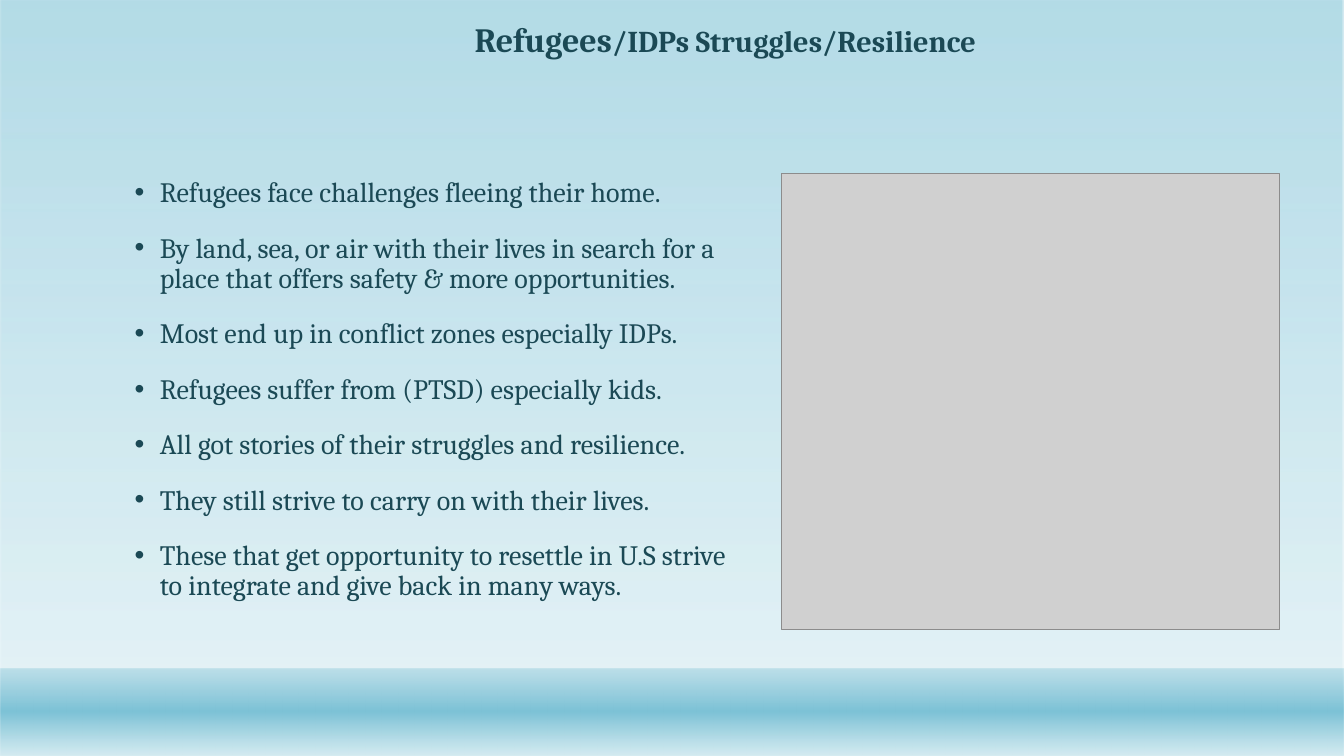
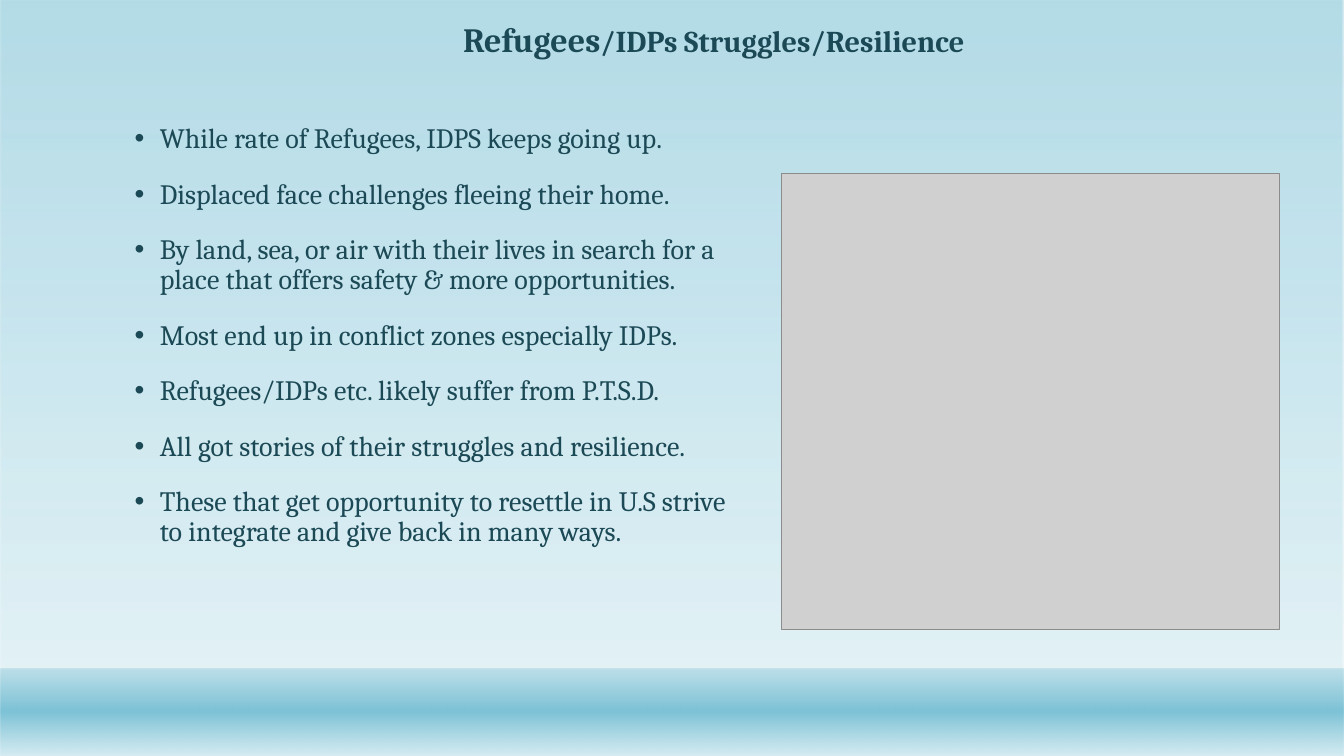
Before and after one commit to Abdullah0930/Refugee-Immigrants-to-U.S, a slide deck: slide 12 of Capstone/Refugee_Immigrants overtime.pptx. Drawn at 1344x756 pixels with LibreOffice and Linux fonts; fonts in the diff are those of the drawing; grey boxes stand for pictures; background and template pictures are left out. Boxes give left, top, right and bottom in pixels: in the first picture for what was removed or moved away, otherwise in the second. Text is boxed around its words. In the diff, an @@ line names an element or a change of style, - is before the commit and + after.

```diff
--- a/Capstone/Refugee_Immigrants overtime.pptx
+++ b/Capstone/Refugee_Immigrants overtime.pptx
@@ title "Refugees/IDPs Struggles/Resilience": place and size @@
-title "Refugees/IDPs Struggles/Resilience" at box(475, 28, 976, 60)
+title "Refugees/IDPs Struggles/Resilience" at box(463, 28, 964, 60)
@@ text "While rate of Refugees, IDPS ...": place and size @@
-text "While rate of Refugees, IDPS ..." at box(160, 182, 725, 601)
+text "While rate of Refugees, IDPS ..." at box(160, 128, 725, 547)
@@ text at box(160, 128, 670, 210): text changed @@
-• Refugees face challenges fleeing their home.
+• While rate of Refugees, IDPS keeps going up.
+• Displaced face challenges fleeing their home.
@@ text at box(160, 380, 659, 406): text changed @@
-• Refugees suffer from (PTSD) especially kids.
+• Refugees/IDPs etc. likely suffer from P.T.S.D.
@@ text at box(160, 490, 650, 516): paragraph removed @@
-• They still strive to carry on with their lives.
```
Also in this commit, not shown: 4 other slides changed, 22 other files.
